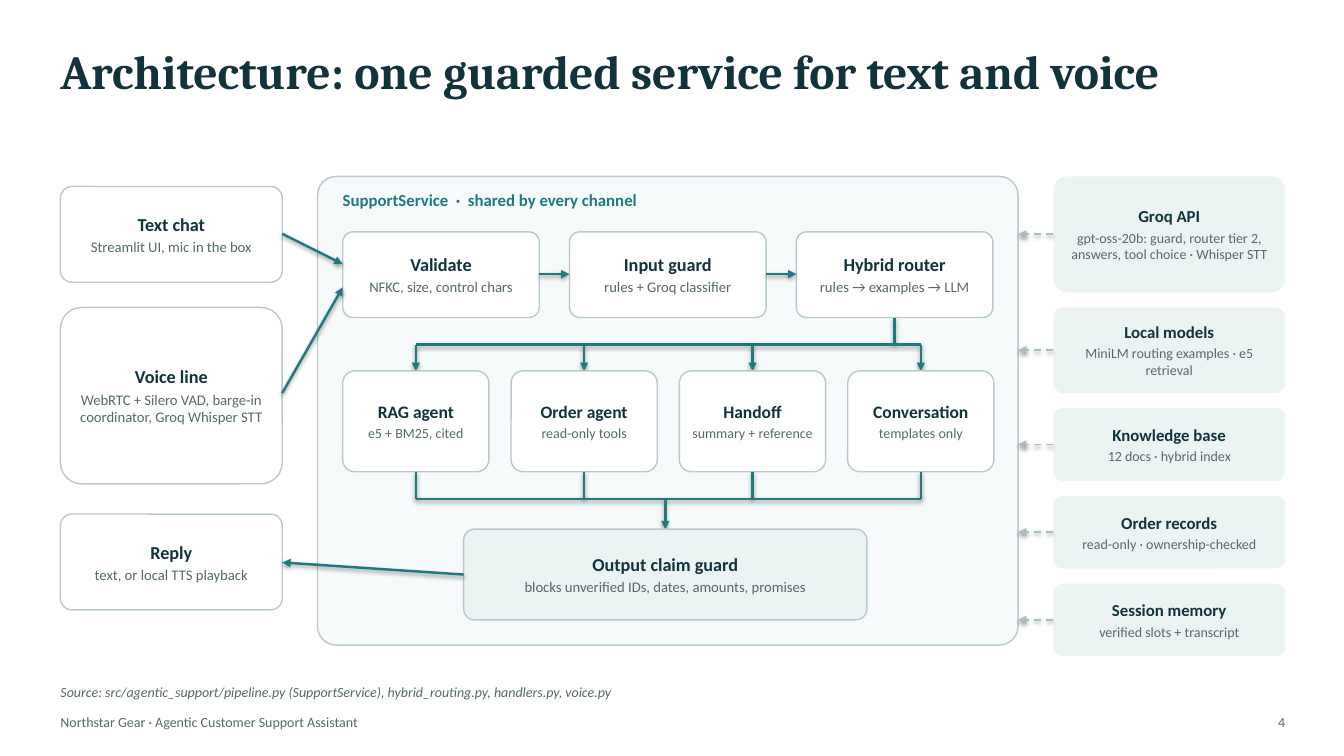
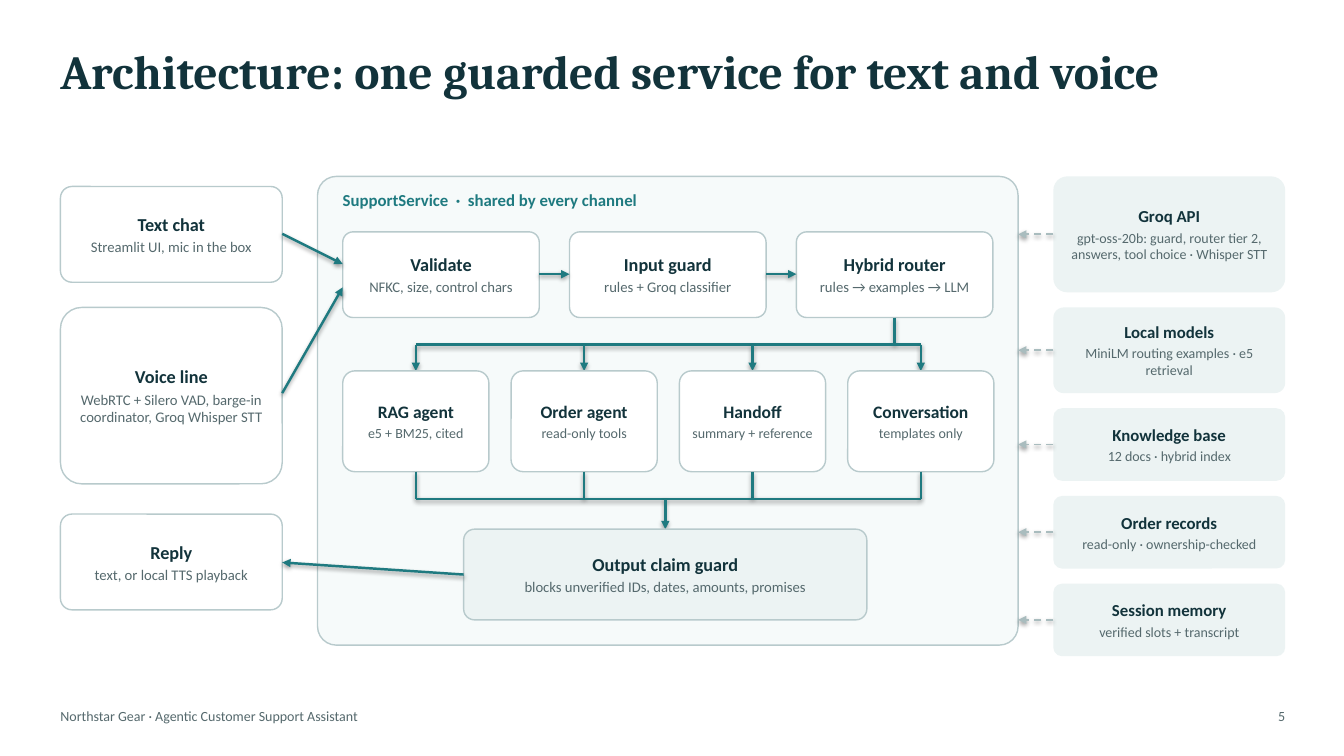
Before and after one commit to amit253/Agentic-Customer-Support-Assistant, a slide deck: slide 5 of presentation/agentic-customer-support.pptx (slide 4 before the commit). Drawn at 1344x756 pixels with LibreOffice and Linux fonts; fonts in the diff are those of the drawing. Boxes give left, top, right and bottom in pixels: in the first picture for what was removed or moved away, otherwise in the second. Text is boxed around its words. In the diff, an @@ line names an element or a change of style, - is before the commit and + after.

```diff
--- a/presentation/agentic-customer-support.pptx
+++ b/presentation/agentic-customer-support.pptx
@@ text removed at box(60, 687, 611, 700) @@
-Source: src/agentic_support/pipeline.py (SupportService), hybrid_routing.py, handlers.py, voice.py
@@ text "Northstar Gear · Agentic Customer ...": place and size @@
-text "Northstar Gear · Agentic Customer ..." at box(60, 717, 358, 730)
+text "Northstar Gear · Agentic Customer ..." at box(60, 711, 358, 724)
@@ text removed at box(1278, 718, 1285, 727) @@
-4
@@ text added at box(1278, 712, 1285, 721), 10 pt, text #55696D @@
+5
```
Also in this commit, not shown: 15 other slides changed, 2 slides added, 1 slide removed, 4 other files.
